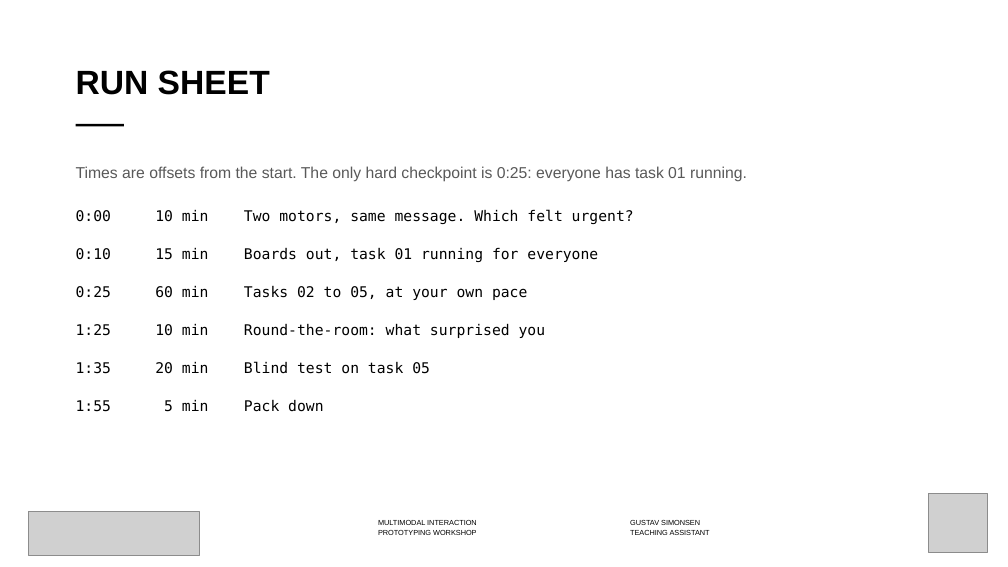
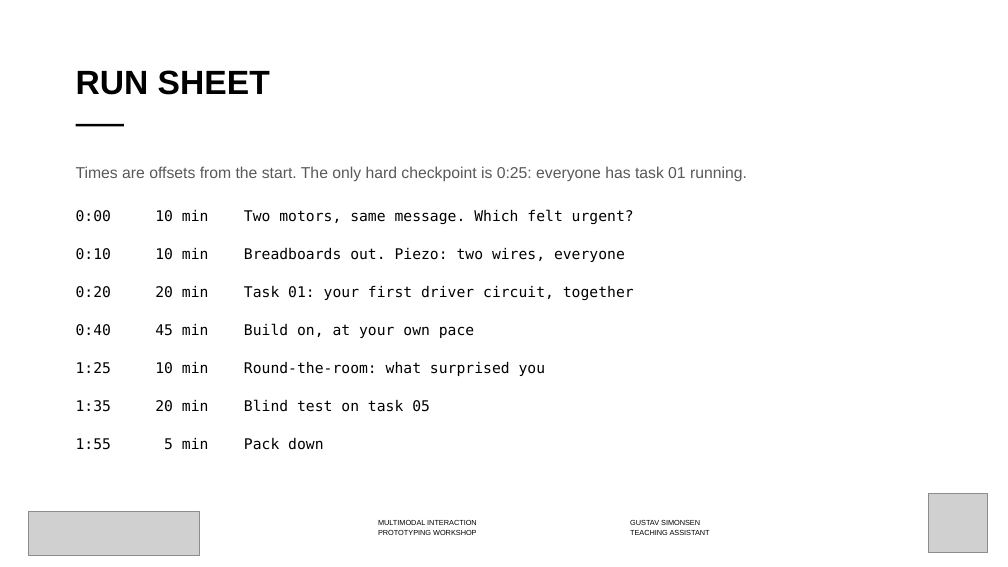
Before and after one commit to labtools-au/multimodal-actuator-workshop, a slide deck: slide 5 of docs/multimodal-actuator-workshop.pptx. Drawn at 1008x567 pixels with LibreOffice and Linux fonts; fonts in the diff are those of the drawing; grey boxes stand for pictures; background and template pictures are left out. Boxes give left, top, right and bottom in pixels: in the first picture for what was removed or moved away, otherwise in the second. Text is boxed around its words. In the diff, an @@ line names an element or a change of style, - is before the commit and + after.

```diff
--- a/docs/multimodal-actuator-workshop.pptx
+++ b/docs/multimodal-actuator-workshop.pptx
@@ text at (x1=76, y1=247, x2=634, y2=338): text changed @@
-0:10 15 min Boards out, task 01 running for everyone
-0:25 60 min Tasks 02 to 05, at your own pace
+0:10 10 min Breadboards out. Piezo: two wires, everyone
+0:20 20 min Task 01: your first driver circuit, together
+0:40 45 min Build on, at your own pace
```
Also in this commit, not shown: 4 other slides changed, 12 other files.
